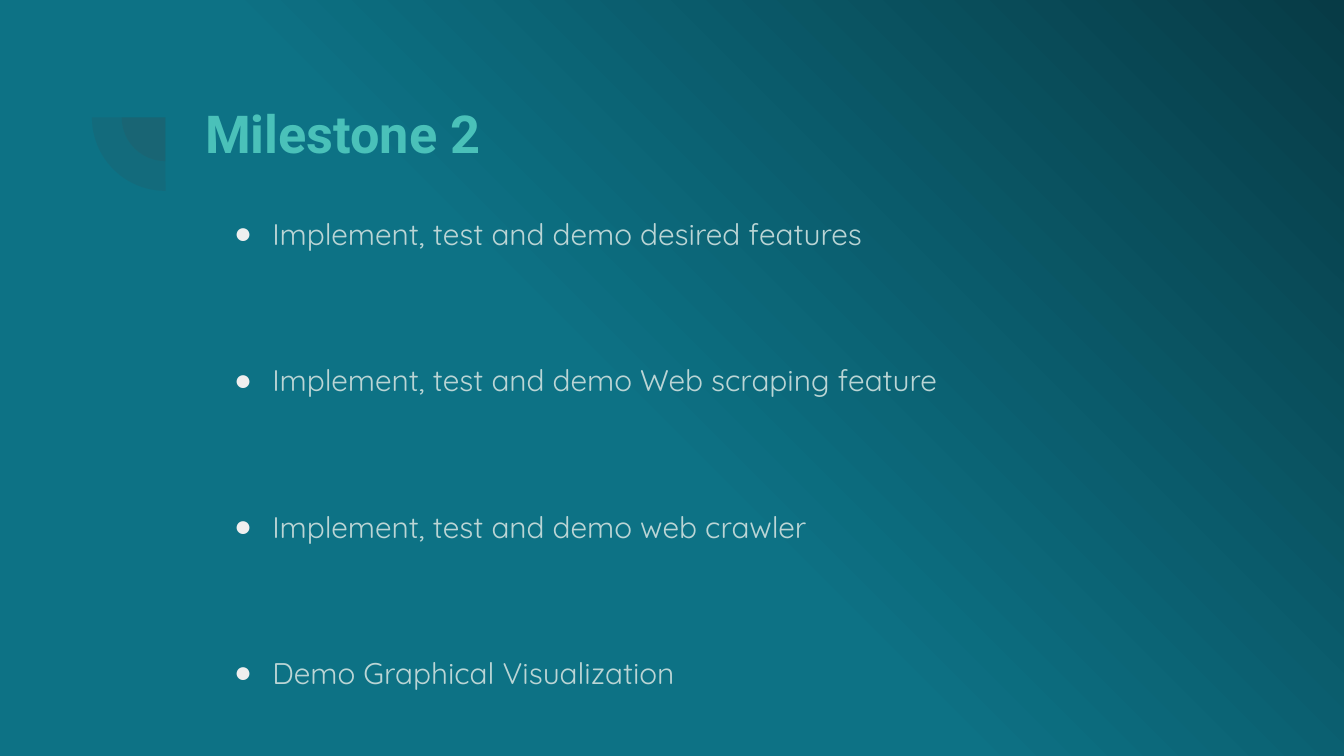
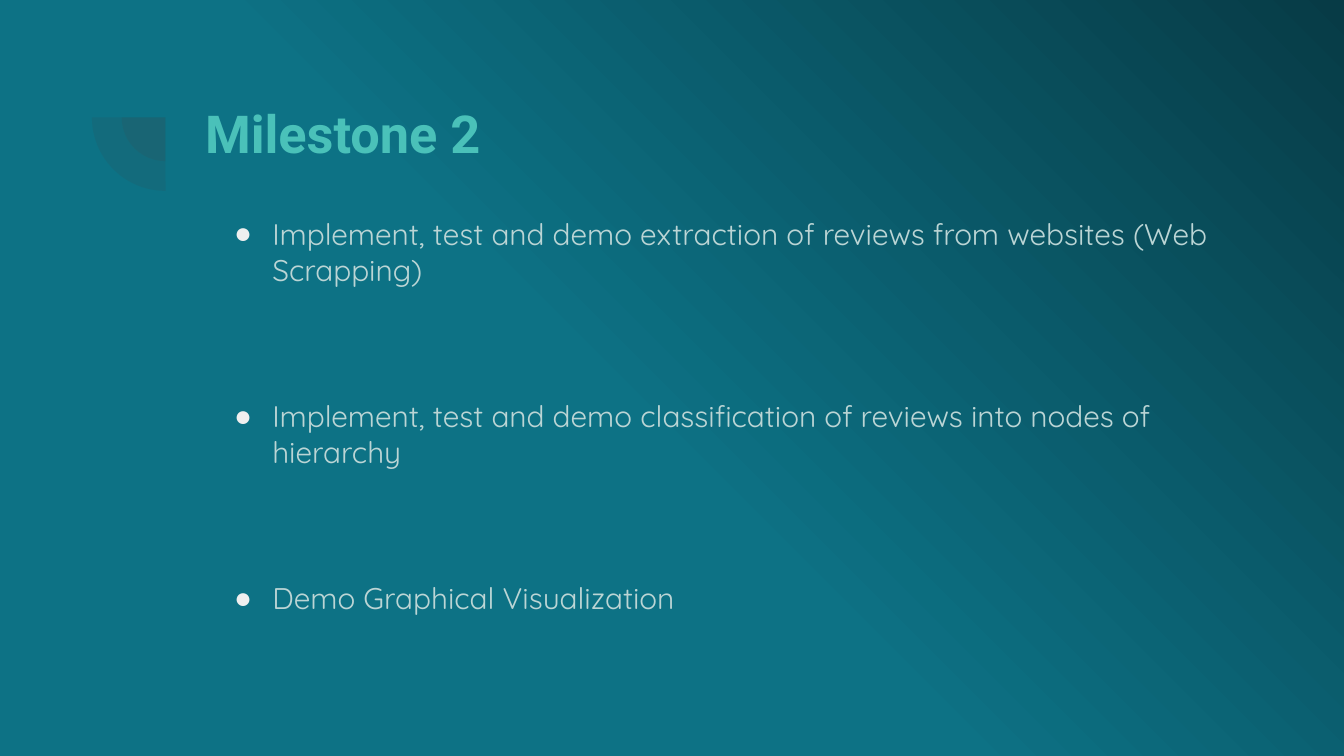
Before and after one commit to fobmsm/fobm.github.io, a slide deck: slide 9 of Future Oriented Benchmarking through social media analysis.ppsx. Drawn at 1344x756 pixels with LibreOffice and Linux fonts; fonts in the diff are those of the drawing. Boxes give left, top, right and bottom in pixels: in the first picture for what was removed or moved away, otherwise in the second. Text is boxed around its words. In the diff, an @@ line names an element or a change of style, - is before the commit and + after.

```diff
--- a/Future Oriented Benchmarking through social media analysis.ppsx
+++ b/Future Oriented Benchmarking through social media analysis.ppsx
@@ text at (272,223,1207,469): text changed @@
-● Implement, test and demo desired features
-● Implement, test and demo Web scraping feature
-● Implement, test and demo web crawler
+● Implement, test and demo extraction of reviews from websites (Web Scrapping)
+● Implement, test and demo classification of reviews into nodes of hierarchy
```
Also in this commit, not shown: 2 other slides changed, 1 other file.
